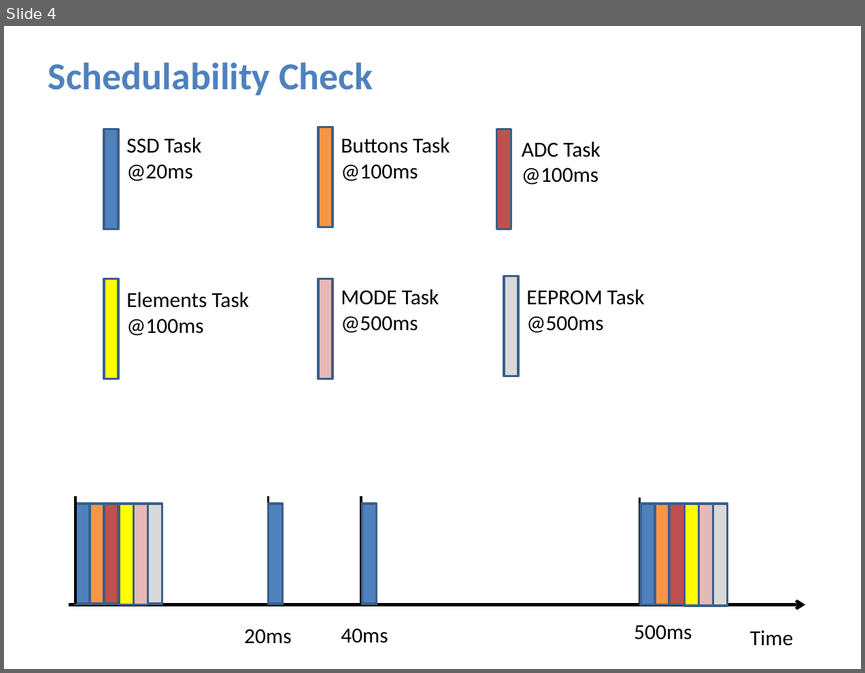
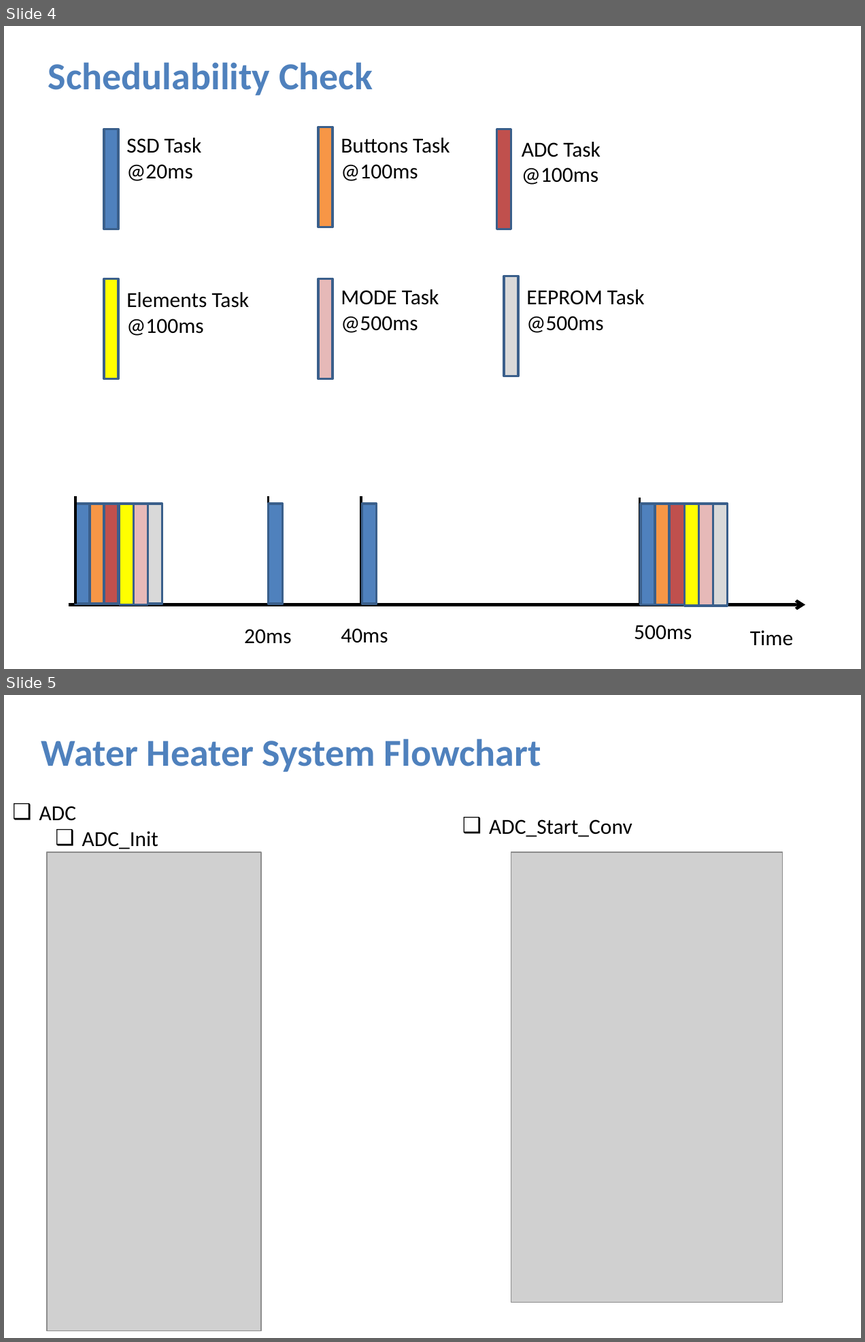
Before and after one commit to Abdelaziz-Sayed-Mohamed/water_heater, a slide deck: WaterHeater.pptx. Shown one above the other, each under a label of ours: slide 4 before the commit, slides 4 and 5 after it. The pictures are 865x673 and 865x1342 pixels, drawn with LibreOffice and Linux fonts; fonts in the diff are those of the drawing; grey boxes stand for pictures. Boxes give left, top, right and bottom in pixels: in the first picture for what was removed or moved away, otherwise in the second. Text is boxed around its words. In the diff, an @@ line names an element or a change of style, - is before the commit and + after.

```diff
--- a/WaterHeater.pptx
+++ b/WaterHeater.pptx
@@ slide 5 added at bbox=[4, 695, 861, 1338], background #FFFFFF @@
@@ text added at bbox=[41, 739, 541, 772], 32 pt, text #4F81BD, bold @@
+Water Heater System Flowchart
@@ text added at bbox=[39, 806, 158, 849], 18 pt, text #000000 @@
+❑ ADC
+  ❑ ADC_Init
@@ text added at bbox=[489, 819, 632, 837], 18 pt, text #000000 @@
+  ❑ ADC_Start_Conv
@@ picture added at bbox=[47, 852, 261, 1330] @@
@@ picture added at bbox=[511, 852, 783, 1302] @@
```
Also in this commit, not shown: 1 slide changed, 3 other slides added, 5 other files.
